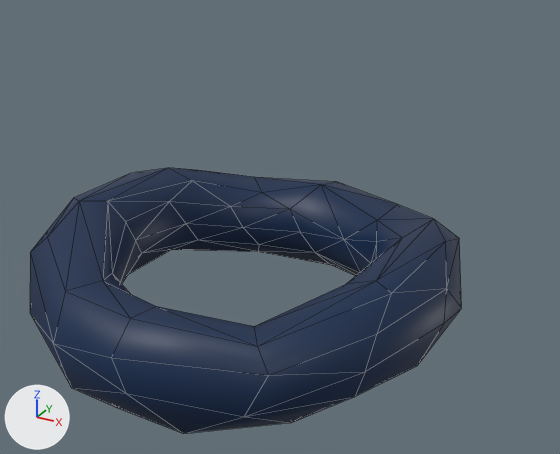
Two versions of the FBX model Unity Project/Confitados/Assets/3D/skins/skin_03.fbx, one commit apart.
One viewpoint serves both versions: a 50 mm camera at (2.12, -4.11, 2.91) aimed at (0.17, -0.56, 1.13). Lighting does not change. The marker at lower left points along +X, +Y and +Z. Mesh edges are drawn as thin lines. Where no turn or scale is listed for an object, it has been applied to the vertices.

In view in the first picture: 'cookie2'.
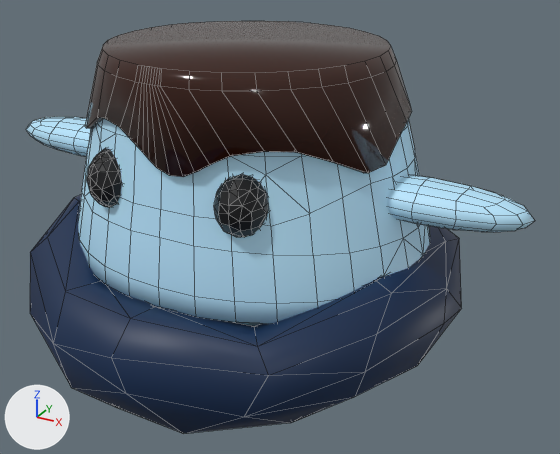
Where the change shows, as pixel boxes (x1, y1, x2, y2) in the pictures (560 x 454 px):
'body', added (blue)
    after: (78, 118, 430, 326)
'caramel', added
    after: (85, 21, 412, 177)
'arms', added (blue)
    after: (26, 117, 535, 232)
'eyes', added
    after: (87, 148, 268, 237)

Diff of the bpy script that builds the scene:
```diff
--- a/Unity Project/Confitados/Assets/3D/skins/skin_03.fbx.py
+++ b/Unity Project/Confitados/Assets/3D/skins/skin_03.fbx.py
@@ mat_eyes @@
+mat_eyes = principled_material('EYES')
+mat_eyes.base_color = (0.0, 0.000607, 0.00212)  # black #000207
+mat_eyes.roughness = 0.418
@@ mat_cake_arms @@
+mat_cake_arms = principled_material('cake arms')
+mat_cake_arms.base_color = (0.485, 0.799, 1.0)  # blue #b9e7ff
@@ mat_cake @@
+mat_cake = principled_material('cake')
+mat_cake.base_color = (0.485, 0.799, 1.0)  # blue #b9e7ff
@@ mat_chocolate @@
+mat_chocolate = principled_material('chocolate')
+mat_chocolate.base_color = (0.0356, 0.00651, 0.00152)  # brown #351305
+mat_chocolate.roughness = 0.0955
@@ me_sphere_001 @@
+me_sphere_001.from_pydata(...)  # 224 vertices, 405 faces; spans x -0.656..0.354, y -0.185..0.18, z -0.162..0.162
+me_sphere_001.materials.append(mat_eyes)  # black #000207
@@ me_cube_002 @@
+me_cube_002.from_pydata(...)  # 196 vertices, 192 faces; spans x -0.66..2.52, y -0.89..-0.54, z -0.07..0.15
+me_cube_002.materials.append(mat_cake_arms)  # blue #b9e7ff
@@ me_cylinder_004 @@
+me_cylinder_004.from_pydata(...)  # 322 vertices, 348 faces; spans x -1.06..1.06, y -0.87..0.87, z -0.71..0.69
+me_cylinder_004.materials.append(mat_cake)  # blue #b9e7ff
@@ me_cylinder_003 @@
+me_cylinder_003.from_pydata(...)  # 240 vertices, 202 faces; spans x -0.9..0.9, y -0.81..0.82, z 0.2..0.72
+me_cylinder_003.materials.append(mat_chocolate)  # brown #351305
@@ ob_eyes @@
+ob_eyes = bpy.data.objects.new('eyes', me_sphere_001)
+ob_eyes.location = (0.138, -1.245, 1.558)
@@ ob_arms @@
+ob_arms = bpy.data.objects.new('arms', me_cube_002)
+ob_arms.location = (-0.961, 0.067, 1.452)
@@ ob_body @@
+ob_body = bpy.data.objects.new('body', me_cylinder_004)
+ob_body.location = (-0.014, -0.587, 1.44)
@@ ob_caramel @@
+ob_caramel = bpy.data.objects.new('caramel', me_cylinder_003)
+ob_caramel.location = (-0.014, -0.587, 1.44)
```
